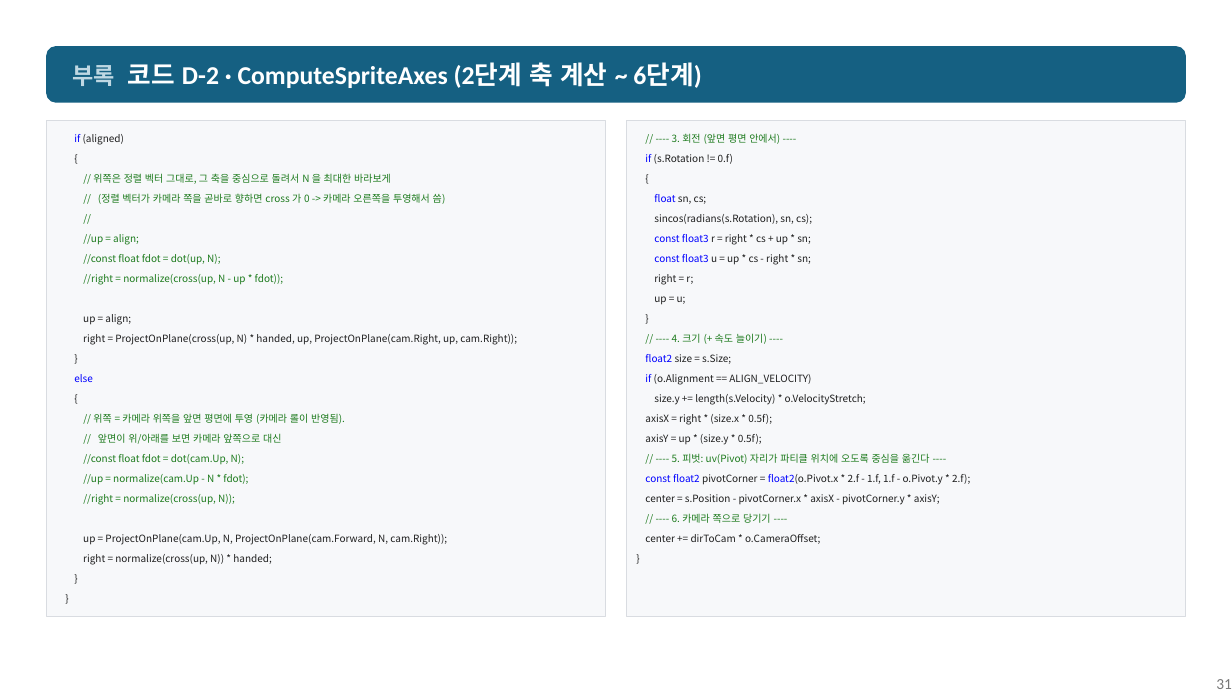
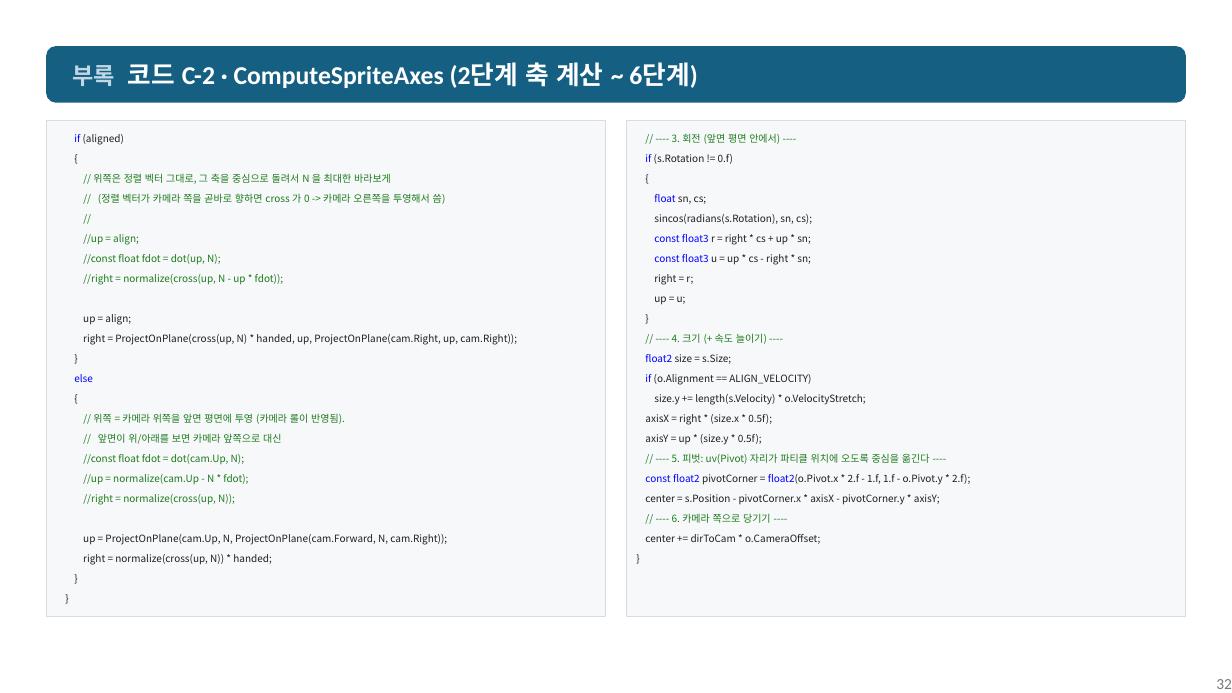
Before and after one commit to nyongking/My-GPUDrivenParticle, a slide deck: slide 32 of Presentation/5주차 발표.pptx (slide 31 before the commit). Drawn at 1232x693 pixels with LibreOffice and Linux fonts; fonts in the diff are those of the drawing. Boxes give left, top, right and bottom in pixels: in the first picture for what was removed or moved away, otherwise in the second. Text is boxed around its words. In the diff, an @@ line names an element or a change of style, - is before the commit and + after.

```diff
--- a/Presentation/5주차 발표.pptx
+++ b/Presentation/5주차 발표.pptx
@@ text in rounded rectangle at [72, 62, 697, 88]: text changed @@
-부록 코드 D-2 · ComputeSpriteAxes (2단계 축 계산 ~ 6단계)
+부록 코드 C-2 · ComputeSpriteAxes (2단계 축 계산 ~ 6단계)
@@ page number at [1216, 679, 1232, 689]: text changed @@
-31
+32
```
Also in this commit, not shown: 6 other slides changed, 7 slides added, 18 slides removed, 1 other file.
